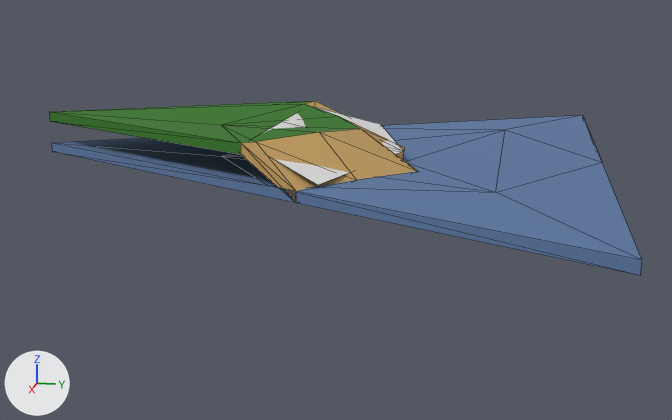
The glTF model public/assets/tile7.glb as it was, and as the next commit left it.
Before and after are seen from a 50 mm lens placed at (1.383, 0.749, 0.23), pointed at (0.012, 0.474, -0.112). The axes (+X, +Y, +Z) are drawn at lower left. The lights are the same throughout. Mesh edges are drawn as thin lines. Vertices at the same position are counted once.

In view in the first picture: 'grass7', 'ground.008', 'water4.001'.
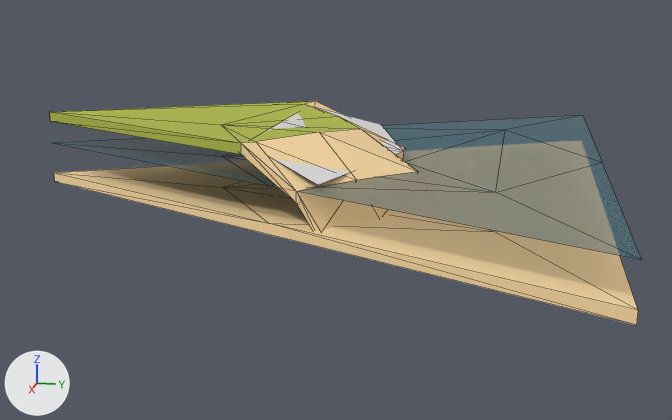
Boxes [x1, y1, x2, y2] around the edits, measured in the pictures (672 x 420 px):
'water4.001', recoloured, surface changed, reshaped (blue to grey, 10% shorter)
    before: [52, 115, 642, 276]
    after: [52, 115, 642, 260]
'sand7', added (beige)
    after: [54, 166, 638, 325]
'ground.008', recoloured, reshaped
    before: [50, 101, 417, 202]
    after: [50, 101, 417, 231]
part 1 of me_circle_031, deleted (blue)
    before: [52, 143, 642, 276]
part 2 of me_circle_034, built on
    after: [296, 191, 403, 231]

What changed in the scene script:
```text
Change mat_water:
    mat_water.base_color: (0.107, 0.188, 0.362) -> (0.00304, 0.144, 0.184)  # blue #5c78a2 -> dark cyan #0a6a77
    mat_water.roughness: 1.0 -> 0.357
    mat_water.alpha: 1.0 -> 0.518
Change mat_ground:
    mat_ground.base_color: (0.0367, 0.188, 0.0182) -> (0.429, 0.491, 0.0666)  # dark green #367825 -> yellow #afba49
Change mat_sand:
    mat_sand.base_color: (0.547, 0.345, 0.117) -> (0.982, 0.716, 0.376)  # orange #c39f60 -> beige #fddca5
Change me_circle_031:
    where me_circle_031.from_pydata(...)  # 15 vertices, 24 faces; spans x -0.5..0.5, y 0.0..0.866, z 0.0..0.02
    used by ob_water4_001; location = (0.0, 0.0, -0.04)
    verts and faces of me_circle_031; kept vertices keep their numbers, new ones are numbered from 15
    before: 0 (0.5, 0.866, 0.0) at pixel (640, 275), 1 (-0.5, 0.866, 0.0), 2 (0.0, 0.0, 0.0) at pixel (52, 151), 3 (0.5, 0.866, 0.015) at pixel (642, 260), 4 (-0.5, 0.866, 0.015) at pixel (582, 115)
    before: 5 (0.0, 0.0, 0.015) at pixel (51, 142), 6 (-0.484, 0.866, 0.0), 7 (-0.459, 0.866, 0.015) at pixel (584, 118), 9 (0.25, 0.433, 0.015) at pixel (268, 185), 10 (-0.25, 0.433, 0.015)
    me_circle_031 part 1
    add delete_vertices([0, 1, 2, 6, 7])  # with the faces that use them
Change me_circle_034:
    used by ob_ground_008; location = (0.0, 0.0, 0.01)
    remove me_circle_034.from_pydata(...)  # 31 vertices, 58 faces; spans x -0.275..0.275, y 0.0..0.61, z -0.05..0.017
    add me_circle_034.from_pydata(...)  # 45 vertices, 86 faces; spans x -0.275..0.275, y 0.0..0.641, z -0.102..0.017
    me_circle_034 part 2
    12 faces are deleted
    4 vertices are added at (-0.095, 0.597, -0.102), (-0.095, 0.598, -0.092), (0.096, 0.641, -0.092), (0.188, 0.569, -0.089)
    10 new vertices lie (0.0, 0.032, -0.052) away from vertices in x -0.275..0.275, y 0.476..0.608, z -0.05..-0.035
    40 new faces join them, mat_sand (beige #fddca5)
Add me_circle_022:
    me_circle_022.from_pydata([(0.5, 0.866, 0.0), (-0.5, 0.866, 0.0), (0.0, 0.0, 0.0), (0.5, 0.866, 0.015), (-0.5, 0.866, 0.015), (0.0, 0.0, 0.015), (-0.484, 0.866, 0.0), (-0.459, 0.866, 0.015), (0.0, 0.577, 0.005), (0.25, 0.433, 0.015), (-0.25, 0.433, 0.015), (0.0, 0.289, 0.003), (0.25, 0.722, 0.019), (-0.25, 0.722, 0.02), (0.0, 0.866, 0.015)], [], [(2, 1, 6), (2, 6, 0), (6, 1, 4), (6, 4, 7), (0, 6, 7), (0, 7, 3), (4, 1, 10), (5, 2, 9), (8, 11, 12), (5, 11, 10), (8, 12, 13), (13, 14, 4), (13, 12, 14), (12, 3, 14), (10, 13, 4), (10, 11, 13), (11, 8, 13), (12, 9, 3), (12, 11, 9), (11, 5, 9), (0, 3, 9), (2, 0, 9), (2, 5, 10), (1, 2, 10)])
    me_circle_022.materials.append(mat_sand)  # beige #fddca5
Add ob_sand7:
    ob_sand7 = bpy.data.objects.new('sand7', me_circle_022)
    ob_sand7.location = (0.0, 0.0, -0.09)
```
